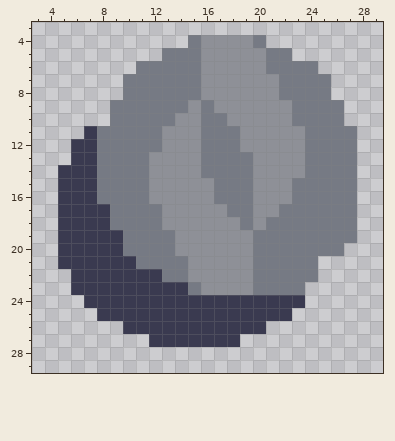
Two versions of one pixel-art sprite, core/assets-raw/sprites_replacement/items/item-silicon.png. Above: the version before the commit.
The file is 32x32 pixels. Shown: x 3..29, y 3..29.
After:
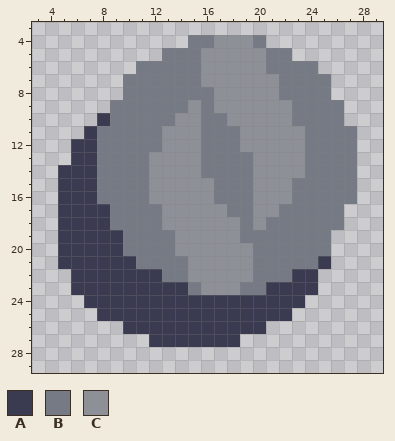
Palette (. is transparent): A #3a3a50  B #767a84  C #8e9097
Edits made:
y 4: x 16 C -> B
y 8: x 16 C -> B
y 10: x 8 . -> A
y 17..18: x 27 B -> .
y 19: x 19 C -> B; x 26..27 BB -> ..
y 20: x 26 B -> .
y 21: x 25 . -> A
y 22: x 23..24 BB -> AA
y 23: x 19 C -> B; x 21..24 BBB. -> AAAA
Changed places in both pictures, as pixel boxes (x1, y1, x2, y2):
changed: (201, 35, 214, 100)
added: (97, 113, 110, 126)
changed: (240, 204, 357, 295)
